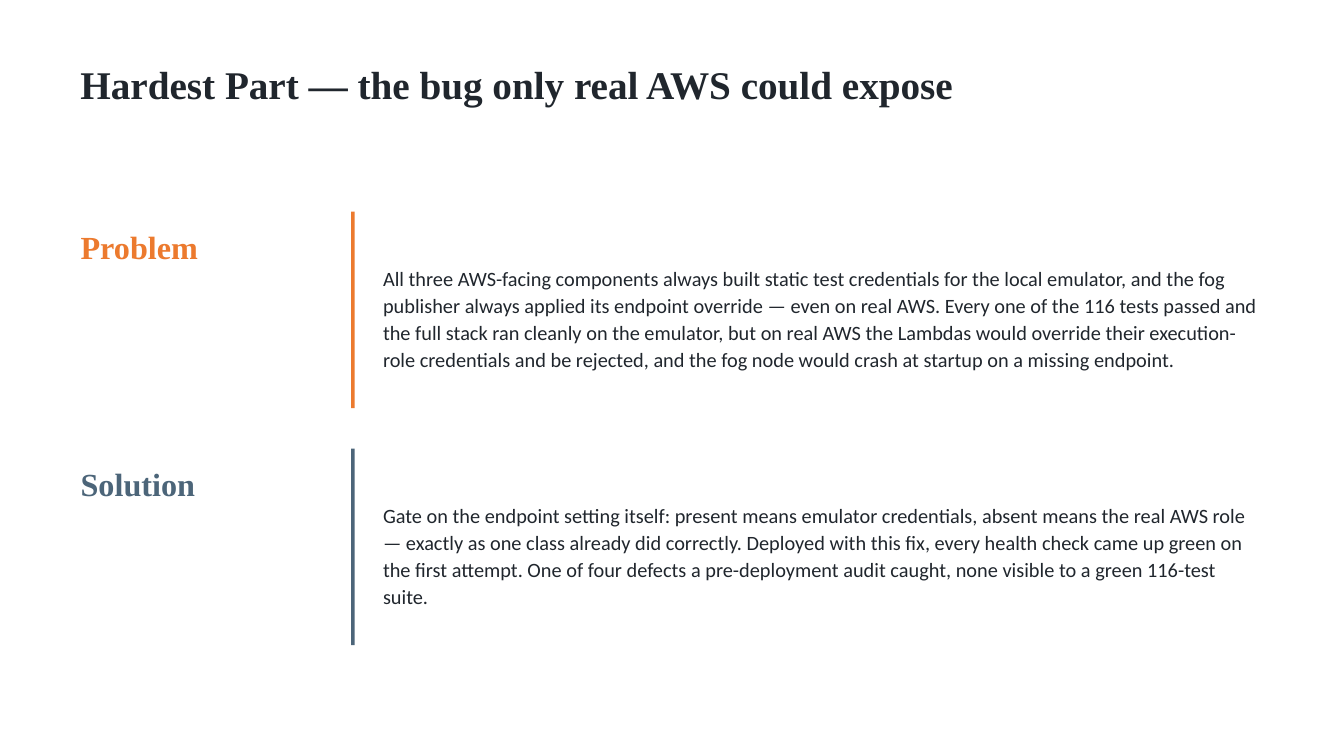
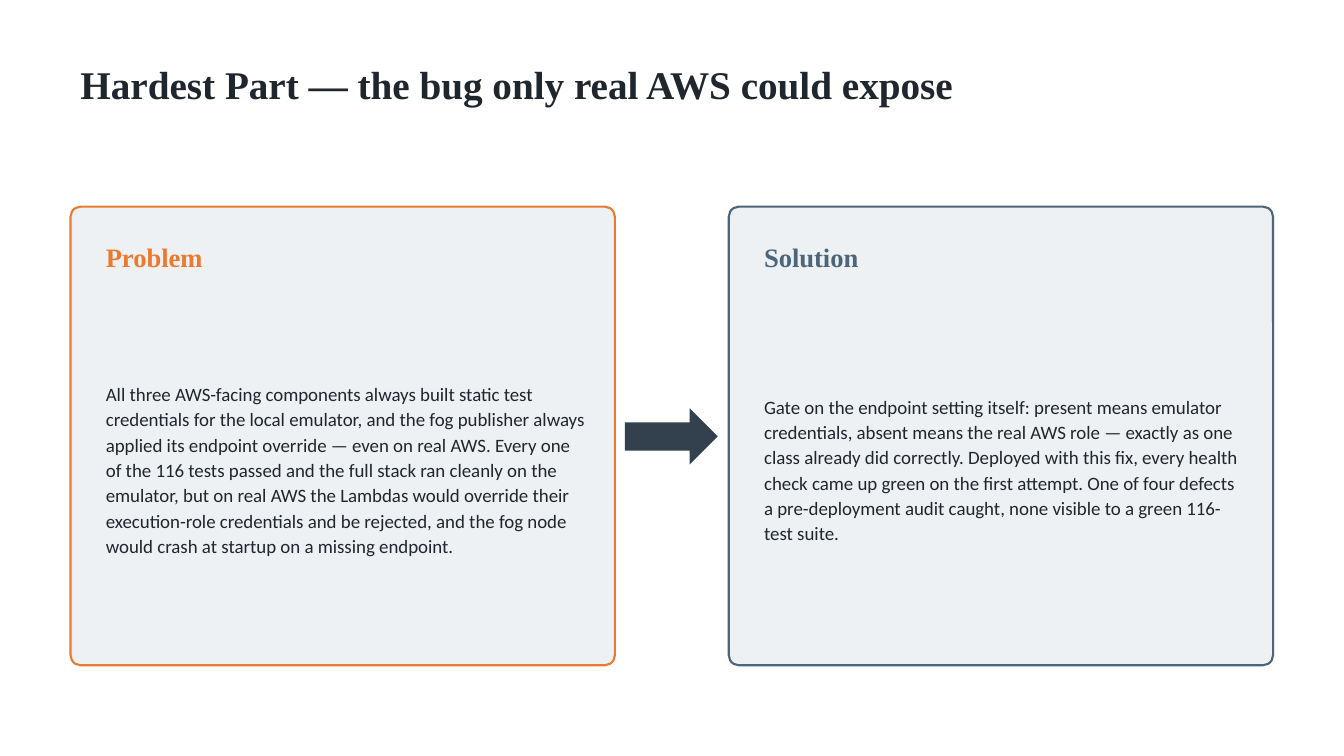
Before and after one commit to valletivarish/FEC_version_2, a slide deck: slide 4 of ppt/GouthamUppu_X25167936_warehouse-robotics-fleet.pptx. Drawn at 1344x756 pixels with LibreOffice and Linux fonts; fonts in the diff are those of the drawing. Boxes give left, top, right and bottom in pixels: in the first picture for what was removed or moved away, otherwise in the second. Text is boxed around its words. In the diff, an @@ line names an element or a change of style, - is before the commit and + after.

```diff
--- a/ppt/GouthamUppu_X25167936_warehouse-robotics-fleet.pptx
+++ b/ppt/GouthamUppu_X25167936_warehouse-robotics-fleet.pptx
@@ rounded rectangle added at <box>71,207,615,665</box>, fill #EEF1F4, outline #EC7A2E 1.5 pt @@
@@ rounded rectangle added at <box>729,207,1273,665</box>, fill #EEF1F4, outline #4C6579 1.5 pt @@
@@ text "Problem": place and size @@
-text "Problem" at <box>81,236,198,260</box>
+text "Problem" at <box>106,248,203,268</box>
@@ text "Problem" at <box>106,248,203,268</box>: size 23 to 19 pt @@
@@ line removed from (353, 212) to (353, 408) @@
@@ text "Solution" at <box>764,248,858,268</box>: size 23 to 19 pt @@
@@ text "Solution": place and size @@
-text "Solution" at <box>81,473,196,497</box>
+text "Solution" at <box>764,248,858,268</box>
@@ text "All three AWS-facing components always ..." at <box>106,388,584,557</box>: size 14.5 to 13.5 pt @@
@@ text "All three AWS-facing components always ...": place and size @@
-text "All three AWS-facing components always ..." at <box>383,272,1256,371</box>
+text "All three AWS-facing components always ..." at <box>106,388,584,557</box>
@@ text "Gate on the endpoint setting ...": place and size @@
-text "Gate on the endpoint setting ..." at <box>383,509,1245,604</box>
+text "Gate on the endpoint setting ..." at <box>764,401,1238,540</box>
@@ text "Gate on the endpoint setting ..." at <box>764,401,1238,540</box>: size 14.5 to 13.5 pt @@
@@ right arrow added at <box>625,408,718,465</box>, fill #33414F @@
@@ line removed from (353, 449) to (353, 645) @@
```
Also in this commit, not shown: 2 other slides changed, 25 other files.
